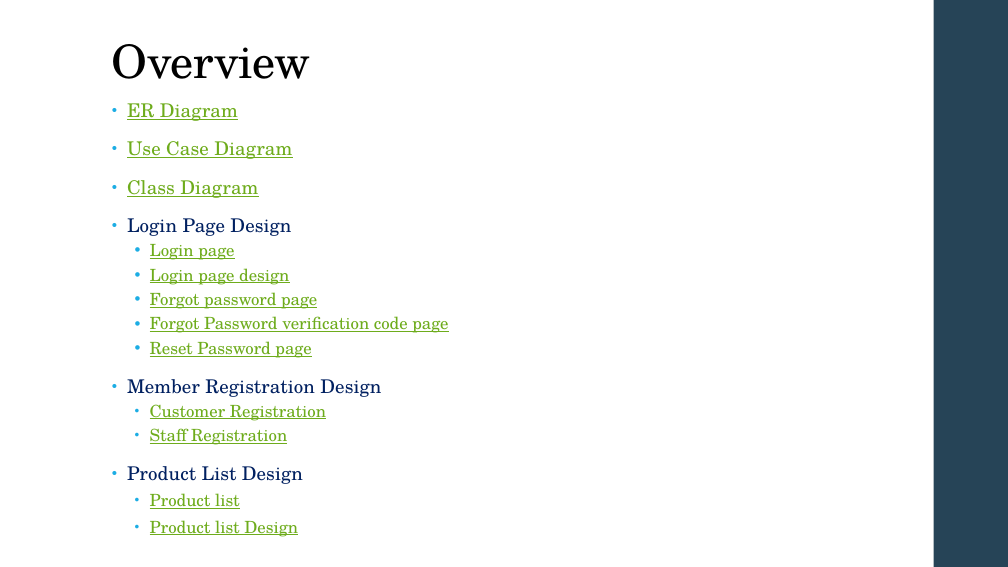
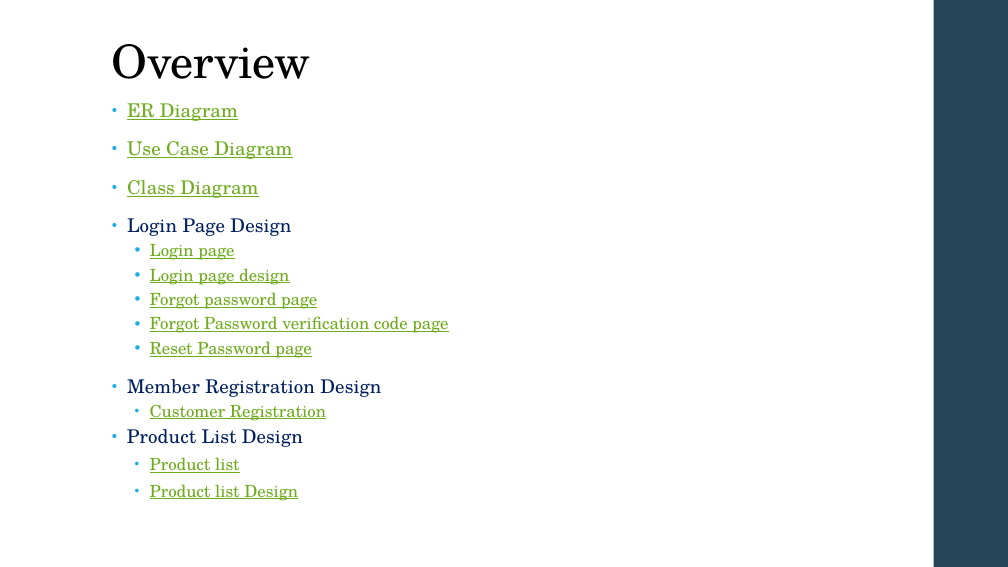
Before and after one commit to vThushy/Vrt_ShoppingCart, a slide deck: slide 2 of Docs/ShoppingCart.pptx. Drawn at 1008x567 pixels with LibreOffice and Linux fonts; fonts in the diff are those of the drawing. Boxes give left, top, right and bottom in pixels: in the first picture for what was removed or moved away, otherwise in the second. Text is boxed around its words. In the diff, an @@ line names an element or a change of style, - is before the commit and + after.

```diff
--- a/Docs/ShoppingCart.pptx
+++ b/Docs/ShoppingCart.pptx
@@ text at <box>127,429,303,447</box>: line spacing 0.95 to 0.9; less space between paragraphs @@
@@ text at <box>150,428,287,445</box>: paragraph removed @@
-  • Staff Registration
```
Also in this commit, not shown: 3 slides added, 1 slide removed, 8 other files.
